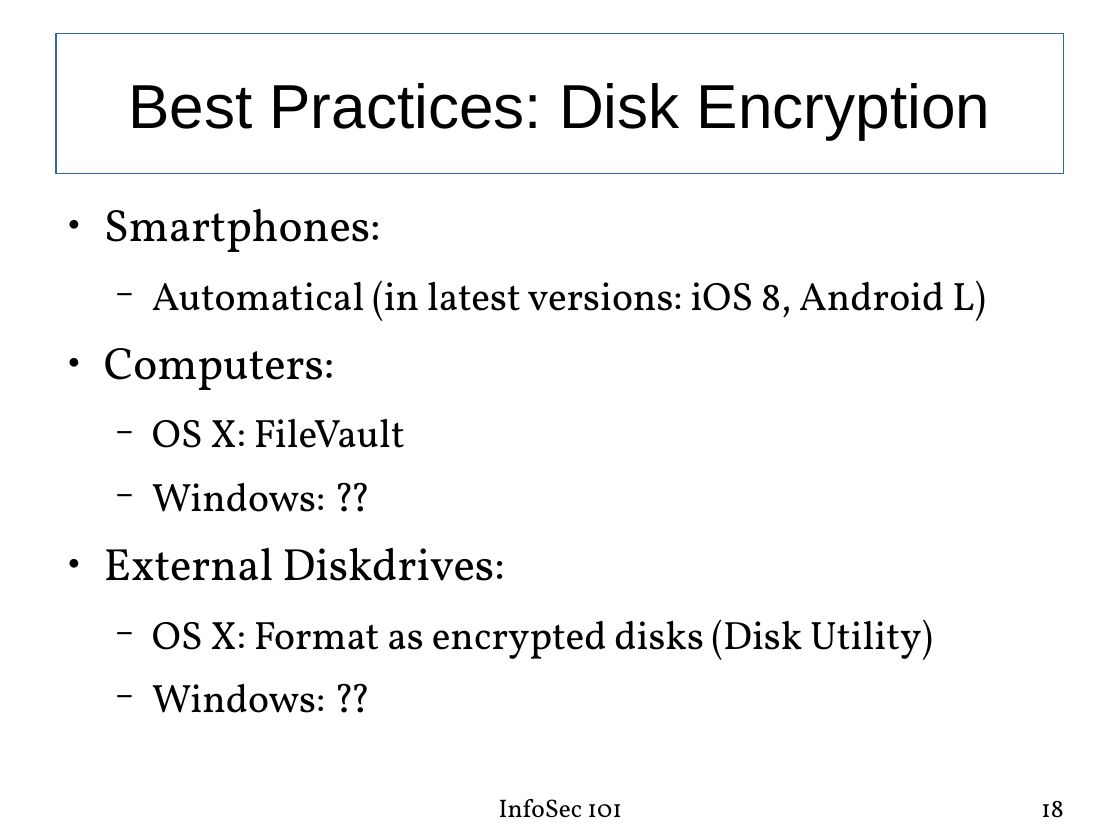
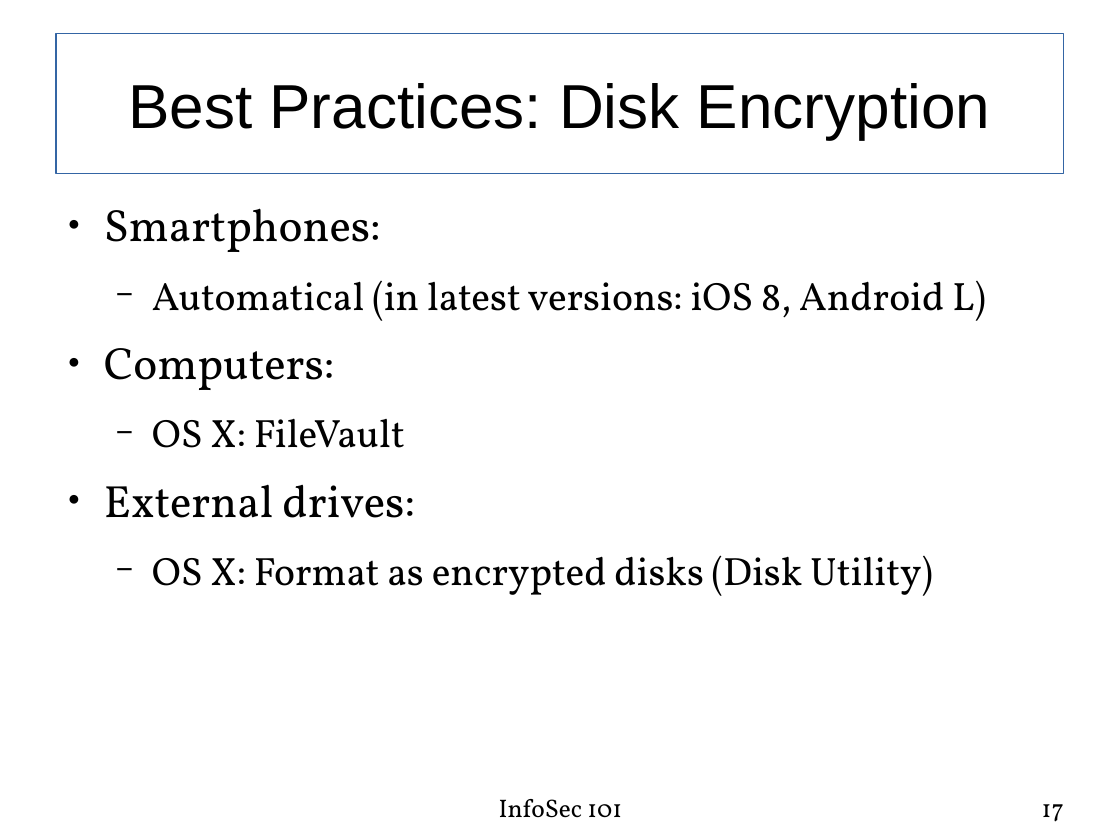
Before and after one commit to fabianlischka/InfoSec101, a slide deck: slide 17 of InfoSec101-Presentation-FCC-2015-02-26.odp (slide 18 before the commit). Drawn at 1120x840 pixels with LibreOffice and Linux fonts; fonts in the diff are those of the drawing. Boxes give left, top, right and bottom in pixels: in the first picture for what was removed or moved away, otherwise in the second. Text is boxed around its words. In the diff, an @@ line names an element or a change of style, - is before the commit and + after.

```diff
--- a/InfoSec101-Presentation-FCC-2015-02-26.odp
+++ b/InfoSec101-Presentation-FCC-2015-02-26.odp
@@ text at bbox=[104, 484, 415, 518]: text changed @@
-  − Windows: ??
-● External Diskdrives:
+● External drives:
@@ text at bbox=[152, 684, 325, 713]: paragraph removed @@
-  − Windows: ??
@@ page number at bbox=[1042, 804, 1064, 822]: text changed @@
-18
+17
```
Also in this commit, not shown: 12 other slides changed, 1 slide removed.
